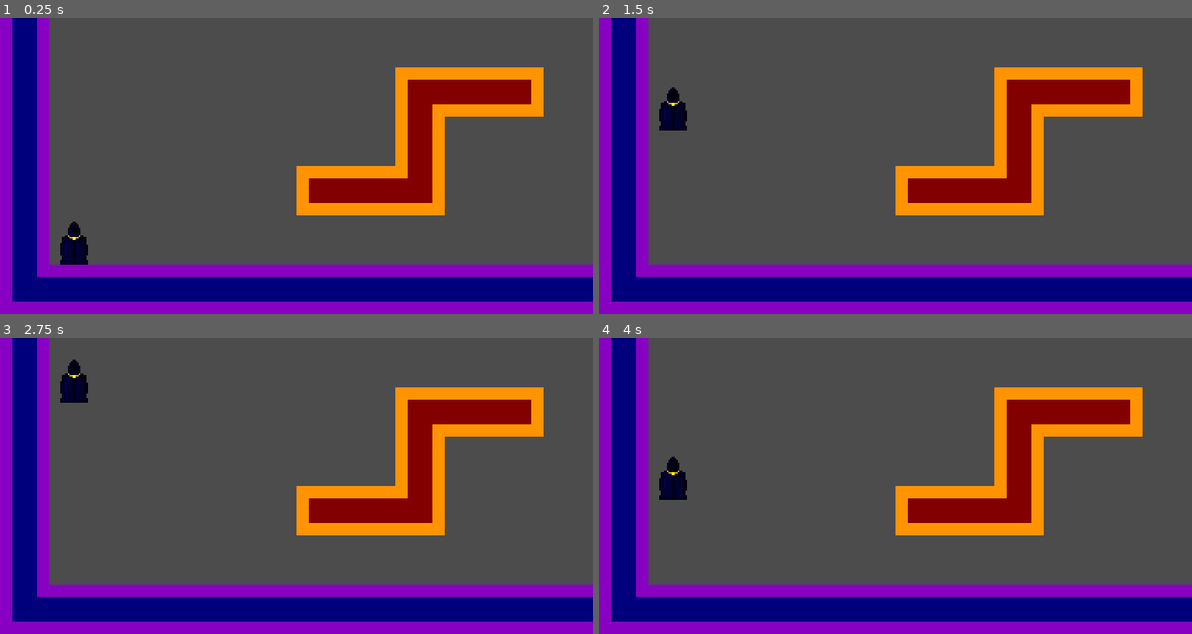
Above: before the commit, frames 1-4 (two rows, left to right).
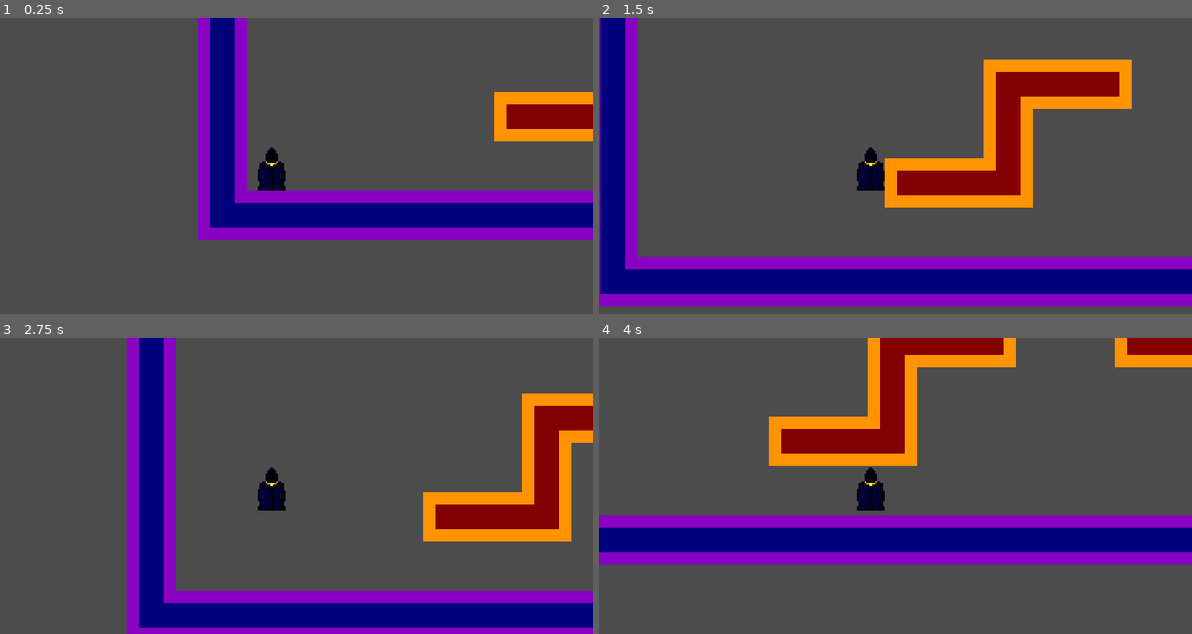
Above: after the commit, the same moments.

Repository: Nerdling-S/My_Seven_Joys
Game: Godot game, scene res://Level1.tscn
Two runs of this game, one before a commit and one after it. Both use one fixed random seed, a clock stepped at 60 frames per second and the inputs below.
Inputs:
- Up to frame 1 (0.25 s): no input
- Up to frame 2 (1.5 s): tap Enter at 0.5 s; hold Up (game_jump) 0.53-1.28 s; hold Right (game_right, bound only after the commit) from 0.53 s (still down); tap Up (game_jump) at 1.35 s
- Up to frame 3 (2.75 s): tap Up (game_jump) at 1.52, 1.82 s; release Right (game_right, bound only after the commit) at 2.03 s; hold Left (game_left, bound only after the commit) from 2.03 s (still down); hold Up (game_jump) from 2.03 s (still down)
- Up to frame 4 (4 s): release Left (game_left, bound only after the commit) at 2.78 s; release Up (game_jump) at 2.78 s; hold Right (game_right, bound only after the commit) from 2.78 s (still down); tap Up (game_jump) at 2.85, 3.02, 3.32 s; hold Up (game_jump) from 3.53 s (still down)

The runs differ from the first frame. In frame 1, 50% of the frame differs, in the area x 0-100%, y 0-100%; in frame 2, 23%; in frame 3, 39%; in frame 4, 57%.

Commit message:
Functional Movement and Camera Follow
Left/Right Keys and Movement
Revamped to use 'move_and_slide' instead of 'move_and_collide' due to issues with left/right movement
Following Camera

Diff:
--- a/Level1.tscn
+++ b/Level1.tscn
@@ -10,6 +10,7 @@
 [node name="TileMap" type="TileMap" parent="."]
 tile_set = ExtResource( 1 )
 cell_size = Vector2( 32, 32 )
+collision_friction = 0.0
 format = 1
 tile_data = PoolIntArray( -196608, 1, 1, -196607, 1, 196610, -196606, 1, 196610, -196605, 1, 196610, -196604, 1, 196610 …(1512 unchanged characters)…
 
@@ -22,3 +23,7 @@
 
 [node name="CollisionShape2D" type="CollisionShape2D" parent="Player"]
 shape = ExtResource( 4 )
+
+[node name="Camera2D" type="Camera2D" parent="Player"]
+position = Vector2( 16, 0 )
+current = true
--- a/characters/player/Player.gd
+++ b/characters/player/Player.gd
@@ -2,23 +2,30 @@
 
 var velocity = Vector2(0,0)
 
-var gravity = 1
-var jump_strength = 120
+var gravity = 750
 
-var midair = false
+var jump_strength = 220
 
-func _unhandled_input(event):
-	if event.is_action("game_jump") && !midair:
+var run_speed = 100
+
+func poll_input():
+	velocity.x = 0
+	if Input.is_action_pressed("game_jump") && is_on_floor():
 		velocity.y = -jump_strength
-		midair = true
+
+	if Input.is_action_pressed("game_right"):
+		velocity.x += run_speed
+
+	if Input.is_action_pressed("game_left"):
+		velocity.x -= run_speed
 
 func _physics_process(delta):
+	velocity.y += gravity * delta
 
-	velocity.y += gravity
+	poll_input()
 
-	var collision_info = move_and_collide(velocity * delta)
+	var collision_info
 
-	if collision_info && midair:
-		if collision_info.get_position().y >= position.y:
-			midair = false
-			print(collision_info.collider)
+	collision_info = move_and_collide(velocity * delta)
+
+	velocity = move_and_slide(velocity, Vector2(0,-1))
--- a/project.godot
+++ b/project.godot
@@ -37,6 +37,21 @@
 , Object(InputEventKey,"resource_local_to_scene":false,"resource_name":"","device":0,"alt":false,"shift":false,"control":false,"meta":false,"command":false,"pressed":false,"scancode":87,"unicode":0,"echo":false,"script":null)
  ]
 }
+game_left={
+"deadzone": 0.5,
+"events": [ Object(InputEventKey,"resource_local_to_scene":false,"resource_name":"","device":0,"alt":false,"shift":false,"control":false,"meta":false,"command":false,"pressed":false,"scancode":16777231,"unicode":0,"echo":false,"script":null)
+, Object(InputEventKey,"resource_local_to_scene":false,"resource_name":"","device":0,"alt":false,"shift":false,"control":false,"meta":false,"command":false,"pressed":false,"scancode":65,"unicode":0,"echo":false,"script":null)
+, Object(InputEventJoypadButton,"resource_local_to_scene":false,"resource_name":"","device":0,"button_index":14,"pressure":0.0,"pressed":false,"script":null)
+, Object(InputEventJoypadMotion,"resource_local_to_scene":false,"resource_name":"","device":0,"axis":0,"axis_value":-1.0,"script":null)
+ ]
+}
+game_right={
+"deadzone": 0.5,
+"events": [ Object(InputEventKey,"resource_local_to_scene":false,"resource_name":"","device":0,"alt":false,"shift":false,"control":false,"meta":false,"command":false,"pressed":false,"scancode":16777233,"unicode":0,"echo":false,"script":null)
+, Object(InputEventKey,"resource_local_to_scene":false,"resource_name":"","device":0,"alt":false,"shift":false,"control":false,"meta":false,"command":false,"pressed":false,"scancode":68,"unicode":0,"echo":false,"script":null)
+, Object(InputEventJoypadMotion,"resource_local_to_scene":false,"resource_name":"","device":0,"axis":0,"axis_value":1.0,"script":null)
+ ]
+}
 
 [rendering]
 
